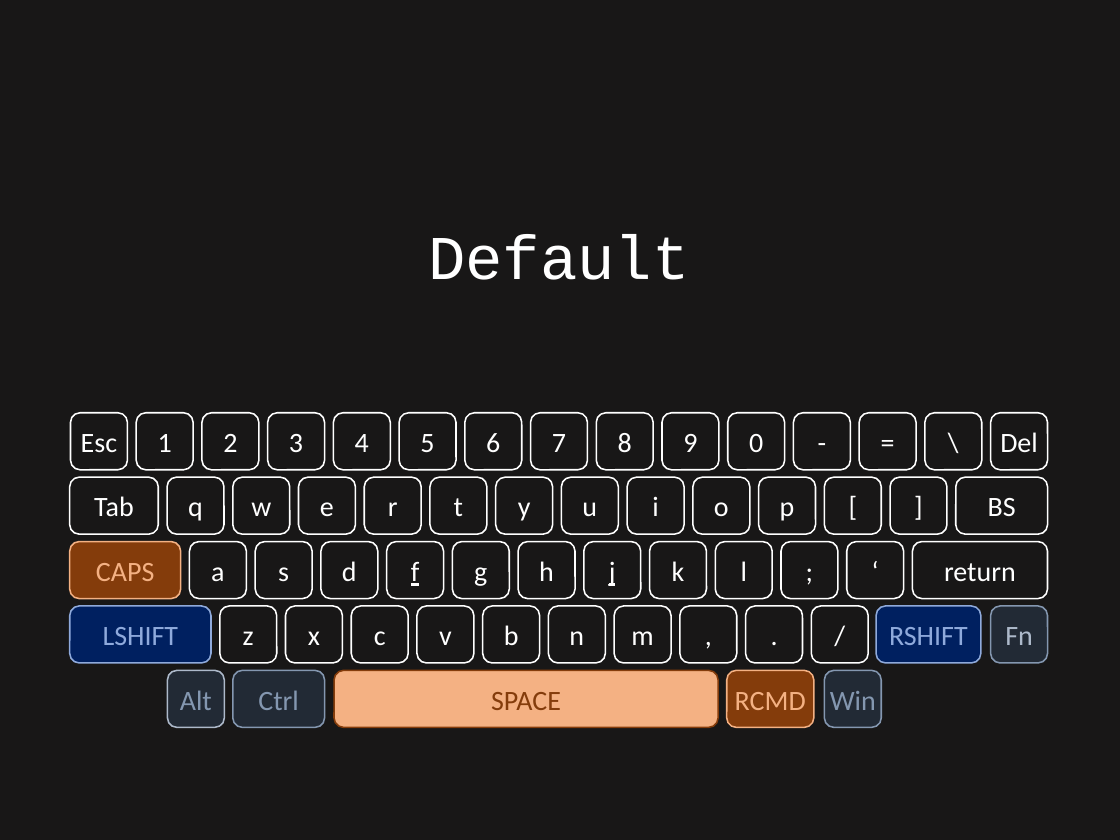
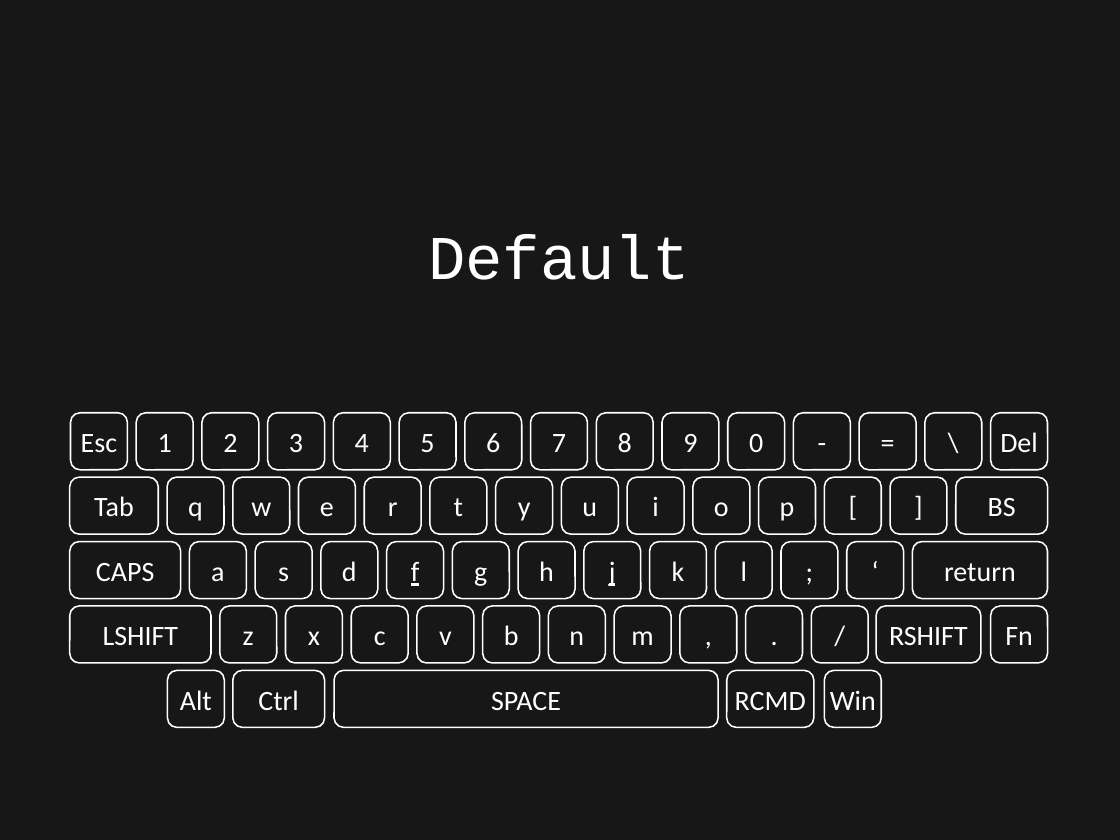
Before and after one commit to ittooo66/myAHK, a slide deck: slide 2 of MANUAL.pptx. Drawn at 1120x840 pixels with LibreOffice and Linux fonts; fonts in the diff are those of the drawing. Boxes give left, top, right and bottom in pixels: in the first picture for what was removed or moved away, otherwise in the second. Text is boxed around its words. In the diff, an @@ line names an element or a change of style, - is before the commit and + after.

```diff
--- a/MANUAL.pptx
+++ b/MANUAL.pptx
@@ rounded rectangle "CAPS" at bbox=[69, 542, 180, 599]: text colour #F4B183 to #FFFFFF; fill #843C0B to none; outline #F4B183 1 pt to #FFFFFF 1 pt @@
@@ rounded rectangle "LSHIFT" at bbox=[69, 606, 211, 663]: text colour #8FAADC to #FFFFFF; fill #002060 to none; outline #8FAADC 1 pt to #FFFFFF 1 pt @@
@@ rounded rectangle "RSHIFT" at bbox=[876, 606, 981, 663]: text colour #8FAADC to #FFFFFF; fill #002060 to none; outline #8FAADC 1 pt to #FFFFFF 1 pt @@
@@ rounded rectangle "Fn" at bbox=[990, 606, 1047, 663]: text colour #ADB9CA to #FFFFFF; fill #222A35 to none; outline #8497B0 1 pt to #FFFFFF 1 pt @@
@@ rounded rectangle "Alt" at bbox=[167, 671, 224, 728]: text colour #8497B0 to #FFFFFF; fill #222A35 to none; outline #ADB9CA 1 pt to #FFFFFF 1 pt @@
@@ rounded rectangle "Ctrl" at bbox=[233, 671, 325, 728]: text colour #8497B0 to #FFFFFF; fill #222A35 to none; outline #8497B0 1 pt to #FFFFFF 1 pt @@
@@ rounded rectangle "SPACE" at bbox=[334, 671, 718, 728]: text colour #843C0B to #FFFFFF; fill #F4B183 to none; outline #843C0B 1 pt to #FFFFFF 1 pt @@
@@ rounded rectangle "RCMD" at bbox=[727, 671, 814, 728]: text colour #F4B183 to #FFFFFF; fill #843C0B to none; outline #F4B183 1 pt to #FFFFFF 1 pt @@
@@ rounded rectangle "Win" at bbox=[824, 671, 881, 728]: text colour #8497B0 to #FFFFFF; fill #222A35 to none; outline #8497B0 1 pt to #FFFFFF 1 pt @@
```
Also in this commit, not shown: 3 other slides changed.
